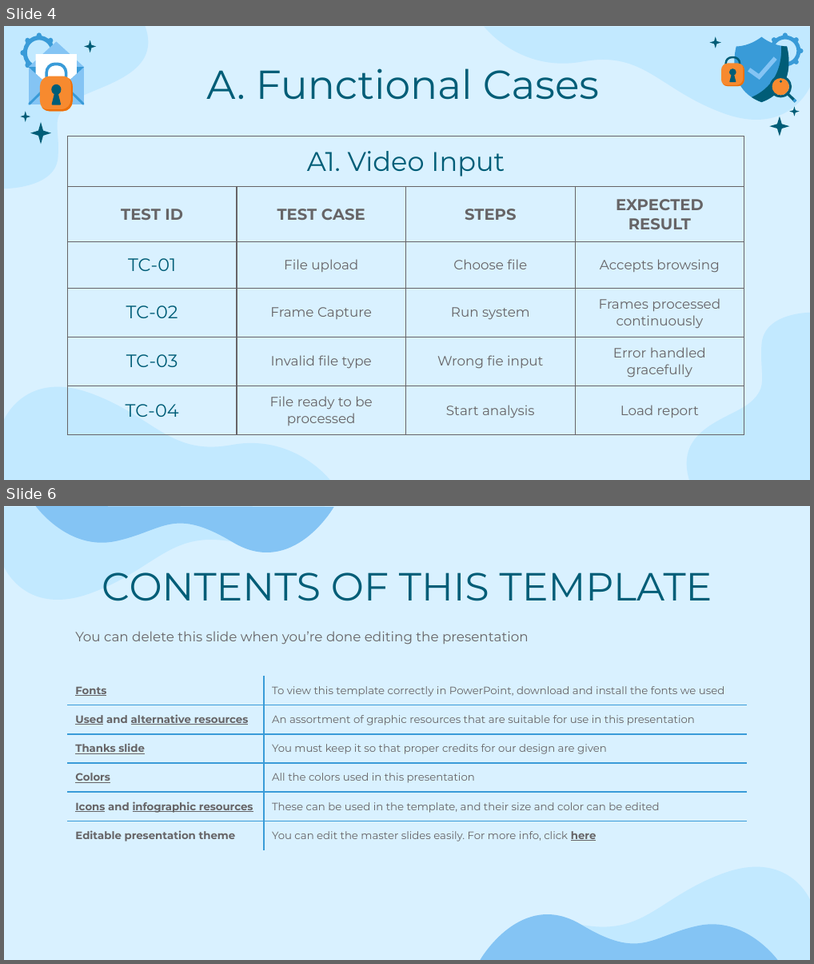
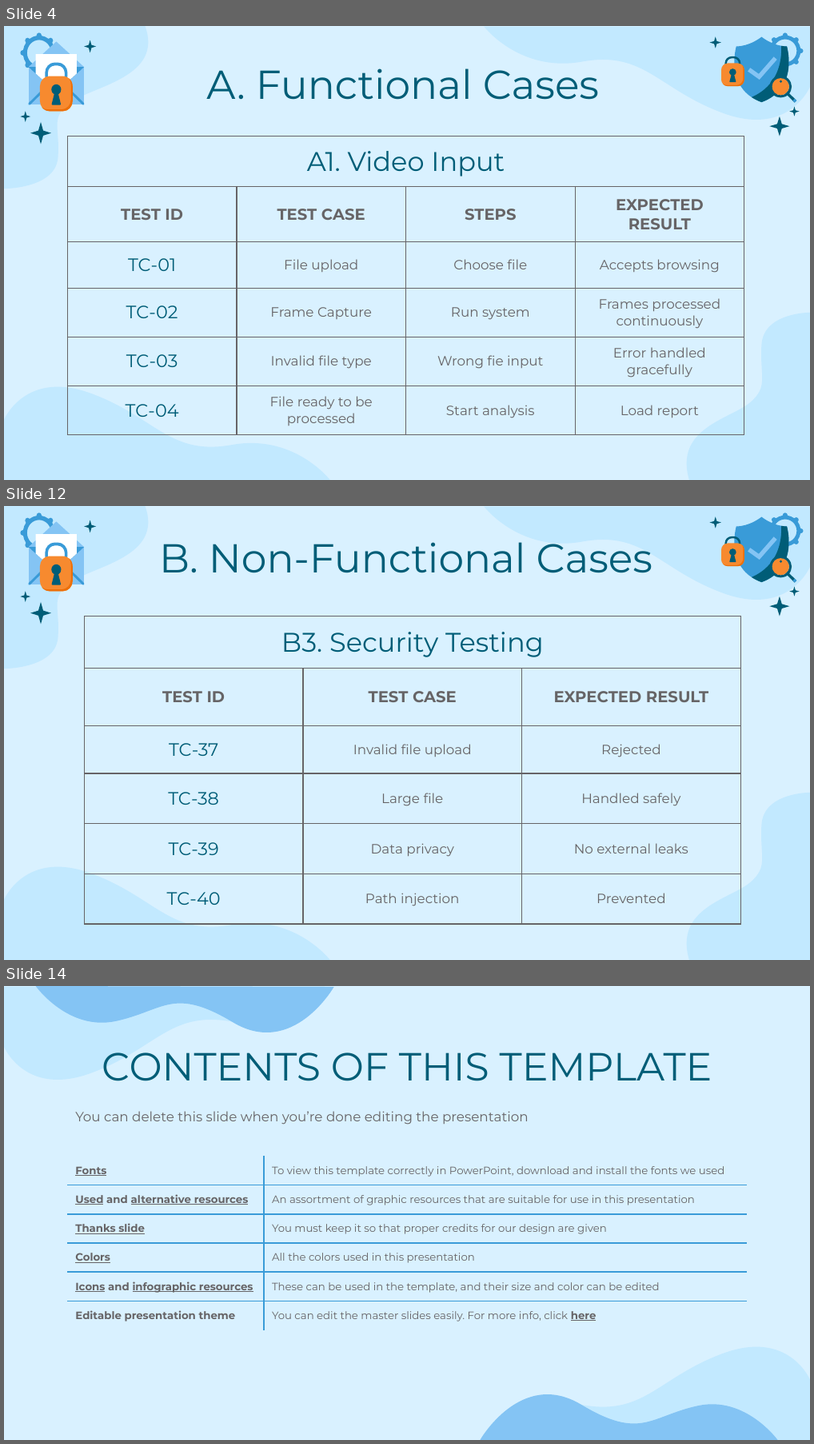
Before and after one commit to MiraPhilip12/Graduation_Project_ESLSCA, a slide deck: Milestone 5/Testing and Evaluation.pptx. Shown one above the other, each under a label of ours: slides 4 and 6 before the commit, slides 4, 12 and 14 after it; the slides between them are not shown. The pictures are 814x964 and 814x1444 pixels, drawn with LibreOffice and Linux fonts; fonts in the diff are those of the drawing. Boxes give left, top, right and bottom in pixels: in the first picture for what was removed or moved away, otherwise in the second. Text is boxed around its words. In the diff, an @@ line names an element or a change of style, - is before the commit and + after.

Commit message:
updating non functional test cases

```diff
--- a/Milestone 5/Testing and Evaluation.pptx
+++ b/Milestone 5/Testing and Evaluation.pptx
@@ slide 12 added at [4,506,810,960], background #D9F1FF; not listed: 4 template elements that a slide beside it also shows @@
@@ title added at [159,542,653,573], 36 pt, text #005D77 @@
+B. Non-Functional Cases
@@ group added at [710,512,804,616]: 16 freeform shapes @@
@@ group added at [20,512,96,624]: 14 freeform shapes @@
@@ table added at [85,616,740,924], 6 rows, 3 columns @@
+B3. Security Testing |  | 
+TEST ID | TEST CASE | EXPECTED RESULT
+TC-37 | Invalid file upload | Rejected
+TC-38 | Large file | Handled safely
+TC-39 | Data privacy | No external leaks
+TC-40 | Path injection | Prevented
@@ what was slide 6 is now slide 14 @@
```
Also in this commit, not shown: 1 slide changed, 7 other slides added, 1 other file.
